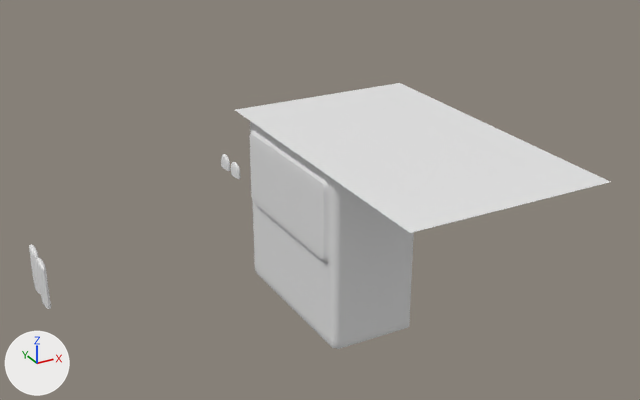
What one commit did to the Blender file GameBase/GameBase/assets/VisualTarget/Reuben/Bus2.blend.
The view is the same before and after, from a 50 mm camera at (-13.29, -19.69, 11.29) aimed at (-2.04, 0.77, 1.05). Every picture has the same lights, and +X, +Y and +Z are marked at lower left.
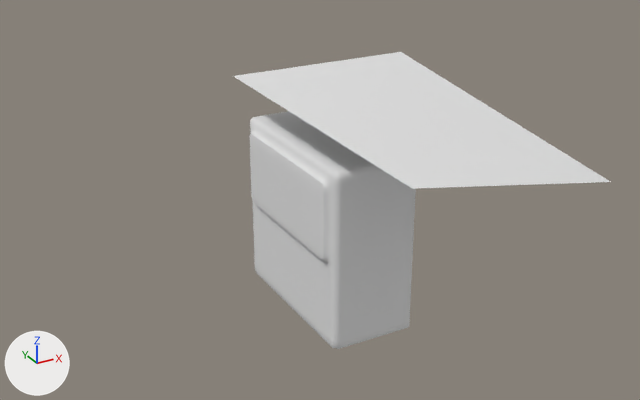
Changed parts and their boxes [x1, y1, x2, y2] in the pictures (640 x 400 px; the box of a moved part takes in the faces that stretch with it):
'Cube.003', reshaped (12% taller)
    before: [235, 83, 610, 349]
    after: [234, 52, 610, 349]
'Cube', reshaped (not visible afterwards)
    before: [29, 154, 240, 309]
part 1 of me_cube_001, deleted
    before: [29, 244, 41, 294]
part 2 of me_cube_001, deleted
    before: [36, 257, 51, 309]
part 3 of me_cube_001, deleted
    before: [231, 162, 240, 179]
part 4 of me_cube_001, deleted
    before: [221, 154, 230, 171]
part 5 of me_cube_003, moved or reshaped
    before: [235, 83, 610, 233]
    after: [234, 52, 610, 189]

Diff of the bpy script that builds the scene:
```diff
--- a/GameBase/GameBase/assets/VisualTarget/Reuben/Bus2.blend.py
+++ b/GameBase/GameBase/assets/VisualTarget/Reuben/Bus2.blend.py
@@ me_cube_001 @@
 me_cube_001.from_pydata(...)  # 15209 vertices, 29824 faces; spans x -9.73..-2.05, y -1.08..7.83, z -1.18..0.23
 # used by ob_cube; location = (0.0, 0.0, 0.0)
+# me_cube_001 part 1: the loose piece of 1761 vertices spanning x -9.73..-9.54, y 3.2..4.0, z -1.18..0.14 is deleted
+# me_cube_001 part 2: the loose piece of 1761 vertices spanning x -9.73..-9.54, y 2.31..3.1, z -1.18..0.14 is deleted
+# me_cube_001 part 3: the loose piece of 1441 vertices spanning x -2.22..-2.05, y 6.3..6.96, z -0.27..0.23 is deleted
+# me_cube_001 part 4: the loose piece of 1441 vertices spanning x -2.22..-2.05, y 7.17..7.83, z -0.27..0.23 is deleted
@@ me_cube_003 @@
 me_cube_003.from_pydata(...)  # 2293 vertices, 4308 faces; spans x -3.07..2.97, y -5.22..4.33, z -2.71..2.92
 # used by ob_cube_003; location = (0.0, 0.0, 0.0)
 # before: 2289 (-3.07, 4.33, 2.92) at pixel (234, 109), 2290 (2.97, 4.33, 2.92) at pixel (399, 82), 2291 (-3.07, -5.22, 2.78) at pixel (410, 232)
+# me_cube_003 part 5
+for i in [2289, 2290, 2291]: me_cube_003.vertices[i].co += Vector((0.0, 0.0, 1.06))
```
